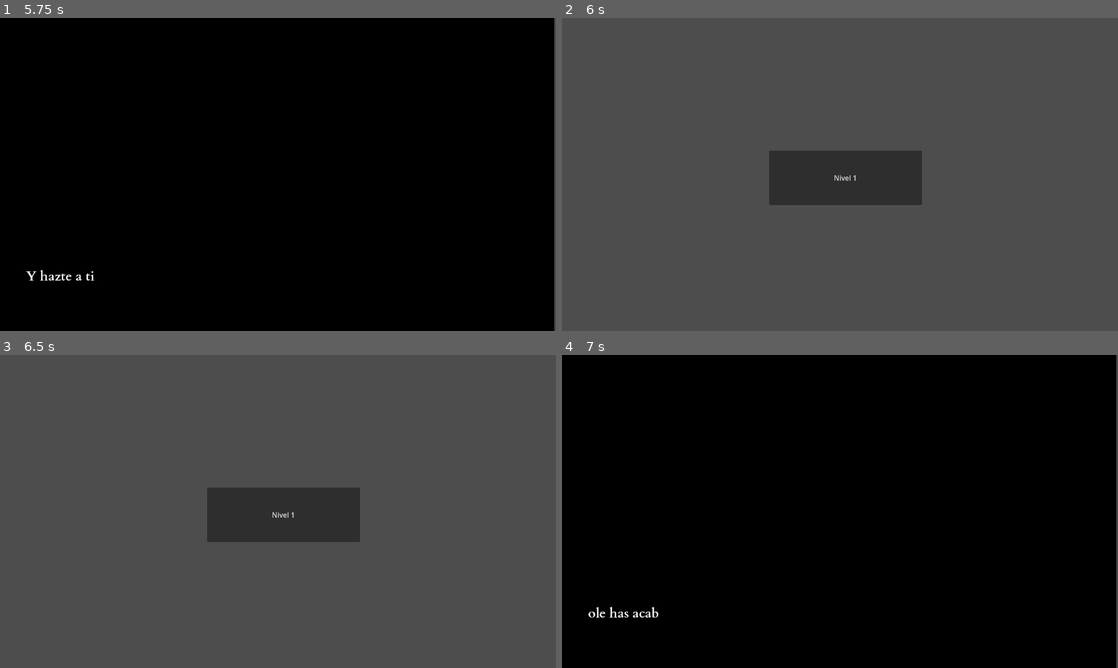
Above: before the commit, frames 1-4 (two rows, left to right).
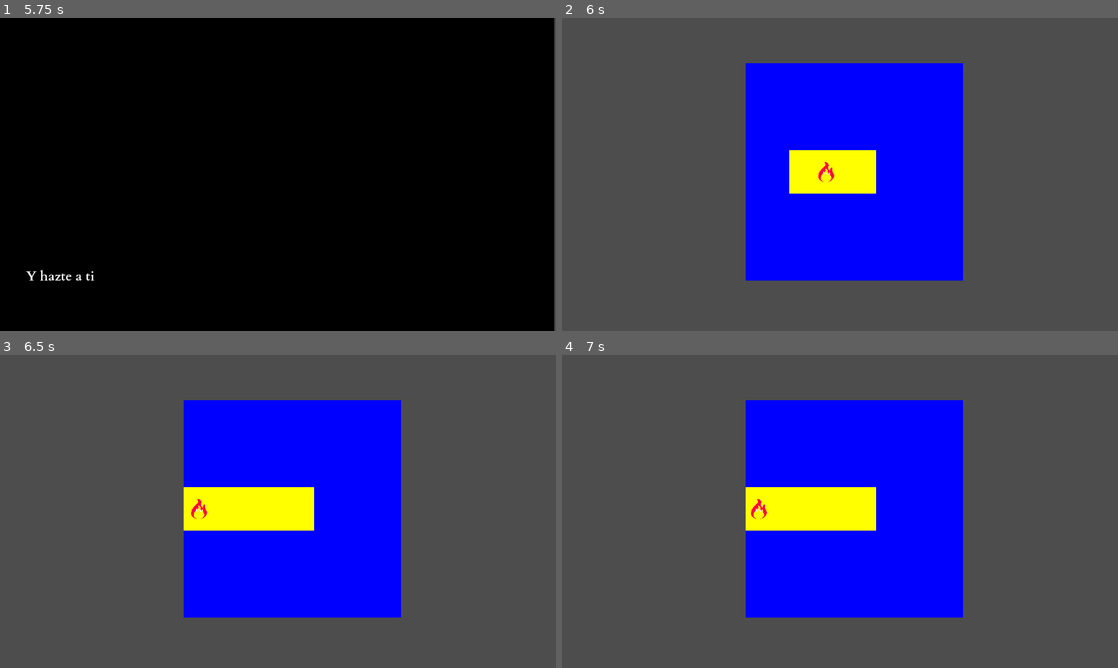
Above: after the commit, the same moments.

Repository: ignamarga1/MiraPinguinoh
Game: Godot game, scene res://scenes/main_game.tscn
Same seed, same stepped clock (60 frames per second), same inputs: the game is played once before the commit and once after it.
Inputs (mouse positions are in pixels of both pictures, inside the frame that each line leads up to):
- Up to frame 1 (5.75 s): click "Jugar" at 0.5 s; click "Jugar" at 1.25 s; tap Enter (ui_accept) at 2, 2.27, 2.75, 3.02, 4.52, 5.27 s; move the mouse to (400, 158) at 2.02 s; hold Right (ui_right) 2.03-2.78 s; click (400, 158) at 2.1 s; move the mouse to (166, 190) at 2.77 s; hold Down (ui_down) 2.78-3.53 s; tap Space (Interact) at 2.85, 5.1 s; click (166, 190) at 3.05 s; move the mouse to (333, 105) at 3.52 s; hold Right (ui_right) 3.53-4.28 s; click (333, 105) at 3.6 s; move the mouse to (250, 237) at 4.27 s; hold Up (ui_up) 4.28-5.03 s; click (250, 237) at 4.35 s; move the mouse to (444, 221) at 5.02 s; hold Left (ui_left) from 5.03 s (still down); click (444, 221) at 5.3 s
- Up to frame 2 (6 s): keep holding Left (ui_left); tap Enter (ui_accept) at 5.75 s; move the mouse to (673, 127) at 5.77 s; click (673, 127) at 5.85 s
- Up to frame 3 (6.5 s): keep holding Left (ui_left); tap Enter (ui_accept) at 6.02 s
- Up to frame 4 (7 s): release Left (ui_left) at 6.5 s; click (845, 514) at 6.5 s, where only the run before the commit has a clickable "Nivel 1"

Frame 1 is identical in both runs. In frame 2, 27% of the frame differs, in the area x 33-73%, y 14-84%; in frame 3, 27%; in frame 4, 100%, in the area x 0-100%, y 0-100%.

Commit message:
Fix global variables

Diff:
--- a/Godot/mira-pinguinoh/project.godot
+++ b/Godot/mira-pinguinoh/project.godot
@@ -17,8 +17,8 @@
 
 [autoload]
 
+Mask="*uid://dymd3rf6brn3l"
 SignalManager="*uid://cyy4ib0o2x30n"
-Mask="*uid://chf11xfwio2hl"
 
 [display]
 
@@ -28,6 +28,12 @@
 
 [input]
 
+click={
+"deadzone": 0.2,
+"events": [Object(InputEventMouseButton,"resource_local_to_scene":false,"resource_name":"","device":-1,"window_id":0,"alt_pressed":false,"shift_pressed":false,"ctrl_pressed":false,"meta_pressed":false,"button_mask":0,"position":Vector2(0, 0),"global_position":Vector2(0, 0),"factor":1.0,"button_index":1,"canceled":false,"pressed":false,"double_click":false,"script":null)
+, Object(InputEventKey,"resource_local_to_scene":false,"resource_name":"","device":0,"window_id":0,"alt_pressed":false,"shift_pressed":false,"ctrl_pressed":false,"meta_pressed":false,"pressed":false,"keycode":0,"physical_keycode":4194308,"key_label":0,"unicode":0,"location":0,"echo":false,"script":null)
+]
+}
 Interact={
 "deadzone": 0.2,
 "events": [Object(InputEventKey,"resource_local_to_scene":false,"resource_name":"","device":0,"window_id":0,"alt_presse …(189 unchanged characters)…
@@ -39,15 +45,6 @@
 2d_physics/layer_2="Player"
 2d_physics/layer_3="Interactable"
 
-[input]
-
-click={
-"deadzone": 0.2,
-"events": [Object(InputEventMouseButton,"resource_local_to_scene":false,"resource_name":"","device":-1,"window_id":0,"alt_pressed":false,"shift_pressed":false,"ctrl_pressed":false,"meta_pressed":false,"button_mask":0,"position":Vector2(0, 0),"global_position":Vector2(0, 0),"factor":1.0,"button_index":1,"canceled":false,"pressed":false,"double_click":false,"script":null)
-, Object(InputEventKey,"resource_local_to_scene":false,"resource_name":"","device":0,"window_id":0,"alt_pressed":false,"shift_pressed":false,"ctrl_pressed":false,"meta_pressed":false,"pressed":false,"keycode":0,"physical_keycode":4194308,"key_label":0,"unicode":0,"location":0,"echo":false,"script":null)
-]
-}
-
 [physics]
 
 3d/physics_engine="Jolt Physics"
--- /dev/null
+++ b/Godot/mira-pinguinoh/scenes/camera.tscn
@@ -0,0 +1,8 @@
+[gd_scene format=3 uid="uid://chkbfp7ifjyhv"]
+
+[ext_resource type="Script" uid="uid://borl38xgyoiud" path="res://scripts/camera.gd" id="1_cvpoc"]
+
+[node name="Camera" type="Node2D" unique_id=2139259199]
+
+[node name="Node2D" type="Sprite2D" parent="." unique_id=335383490]
+script = ExtResource("1_cvpoc")
--- a/Godot/mira-pinguinoh/scenes/main_game.tscn
+++ b/Godot/mira-pinguinoh/scenes/main_game.tscn
@@ -7,3 +7,5 @@
 script = ExtResource("1_72e8q")
 
 [node name="MainMenu" parent="." unique_id=1788983159 instance=ExtResource("2_72e8q")]
+focus_next = NodePath(".")
+focus_previous = NodePath(".")
--- a/Godot/mira-pinguinoh/scripts/mask.gd
+++ b/Godot/mira-pinguinoh/scripts/mask.gd
@@ -1,46 +1,47 @@
-extends Node2D
-
-const composition_fragments = preload("res://scripts/composition_fragments.gd")
-
-@onready var mask_fragment_1: Sprite2D = $CompositionFragments/MaskFragment1
-@onready var mask_fragment_2: Sprite2D = $CompositionFragments/MaskFragment2
-@onready var mask_fragment_3: Sprite2D = $CompositionFragments/MaskFragment3
-@onready var mask_fragment_4: Sprite2D = $CompositionFragments/MaskFragment4
-@onready var mask_fragment_5: Sprite2D = $CompositionFragments/MaskFragment5
-
-@export var mask_fragment_id_1 : int = 0
-@export var mask_fragment_id_2 : int = 0
-@export var mask_fragment_id_3 : int = 0
-@export var mask_fragment_id_4 : int = 0
-@export var mask_fragment_id_5 : int = 0
-#@export var mask_fragments : Array[int] = [mask_fragment_id_1, mask_fragment_id_2, mask_fragment_id_3, mask_fragment_id_4, mask_fragment_id_5]
-#@export var current_mask_fragments_sprite : Array[Sprite2D] = [mask_fragment_1, mask_fragment_2, mask_fragment_3, mask_fragment_4, mask_fragment_5]
-
-@export var level : int = 4
-
-# Called when the node enters the scene tree for the first time.
-func _ready() -> void:
-	pass
-
-# Called every frame. 'delta' is the elapsed time since the previous frame.
-func _process(delta: float) -> void:
-	mask_fragment_1.texture = composition_fragments.mask_fragments[0][mask_fragment_id_1]
-	mask_fragment_2.texture = composition_fragments.mask_fragments[1][mask_fragment_id_2]
-	mask_fragment_3.texture = composition_fragments.mask_fragments[2][mask_fragment_id_3]
-	mask_fragment_4.texture = composition_fragments.mask_fragments[3][mask_fragment_id_4]
-	mask_fragment_5.texture = composition_fragments.mask_fragments[4][mask_fragment_id_5]
-
-func make_visible() -> void:
-	visible = true
-
-func increment_level_number() -> void:
-	level += 1
-
-func update_fragment_id(selected_option : int) -> void:
-	#mask_fragments[level] = selected_option
-	match level:
-		0 : mask_fragment_id_1 = selected_option
-		1 : mask_fragment_id_2 = selected_option
-		2 : mask_fragment_id_3 = selected_option
-		3 : mask_fragment_id_4 = selected_option
-		4 : mask_fragment_id_5 = selected_option
+#extends Node2D
+#
+#const composition_fragments = preload("res://scripts/composition_fragments.gd")
+#
+#@onready var mask_fragment_1: Sprite2D = $CompositionFragments/MaskFragment1
+#@onready var mask_fragment_2: Sprite2D = $CompositionFragments/MaskFragment2
+#@onready var mask_fragment_3: Sprite2D = $CompositionFragments/MaskFragment3
+#@onready var mask_fragment_4: Sprite2D = $CompositionFragments/MaskFragment4
+#@onready var mask_fragment_5: Sprite2D = $CompositionFragments/MaskFragment5
+#
+#@export var mask_fragment_id_1 : int = 0
+#@export var mask_fragment_id_2 : int = 0
+#@export var mask_fragment_id_3 : int = 0
+#@export var mask_fragment_id_4 : int = 0
+#@export var mask_fragment_id_5 : int = 0
+##@export var mask_fragments : Array[int] = [mask_fragment_id_1, mask_fragment_id_2, mask_fragment_id_3, mask_fragment_id_4, mask_fragment_id_5]
+##@export var current_mask_fragments_sprite : Array[Sprite2D] = [mask_fragment_1, mask_fragment_2, mask_fragment_3, mask_fragment_4, mask_fragment_5]
+#
+#@export var level : int = 4
+#
+## Called when the node enters the scene tree for the first time.
+#func _ready() -> void:
+	#pass
+#
+## Called every frame. 'delta' is the elapsed time since the previous frame.
+#func _process(delta: float) -> void:
+	#mask_fragment_1.texture = composition_fragments.mask_fragments[0][mask_fragment_id_1]
+	#mask_fragment_2.texture = composition_fragments.mask_fragments[1][mask_fragment_id_2]
+	#mask_fragment_3.texture = composition_fragments.mask_fragments[2][mask_fragment_id_3]
+	#mask_fragment_4.texture = composition_fragments.mask_fragments[3][mask_fragment_id_4]
+	#mask_fragment_5.texture = composition_fragments.mask_fragments[4][mask_fragment_id_5]
+	#
+#func make_visible() -> void:
+	#visible = true
+	#
+#func increment_level_number() -> void:
+	#level += 1
+	#
+#func update_fragment_id(selected_option : int) -> void:
+	##mask_fragments[level] = selected_option
+	#match level:
+		#0 : mask_fragment_id_1 = selected_option
+		#1 : mask_fragment_id_2 = selected_option
+		#2 : mask_fragment_id_3 = selected_option
+		#3 : mask_fragment_id_4 = selected_option
+		#4 : mask_fragment_id_5 = selected_option
+		#
--- a/Godot/mira-pinguinoh/scripts/transition_dialogue_1.gd
+++ b/Godot/mira-pinguinoh/scripts/transition_dialogue_1.gd
@@ -22,7 +22,7 @@
 			set_text(currentText)
 			$MarginContainer/HBoxContainer/AnimationPlayer.play("text_show")
 	if textIndex == text.size():
-		get_tree().change_scene_to_file("res://scenes/escena_mock_1.tscn")
+		get_tree().change_scene_to_file("res://scenes/panels.tscn")
 
 func set_text(text: String):
 	txt_lbl.set_text(text)
Not shown: 1 places in Godot/mira-pinguinoh/scenes/panels.tscn that only renumber resources
Empty file added: Godot/mira-pinguinoh/scripts/camera.gd
Not shown, added: Godot/mira-pinguinoh/scripts/camera.gd.uid
